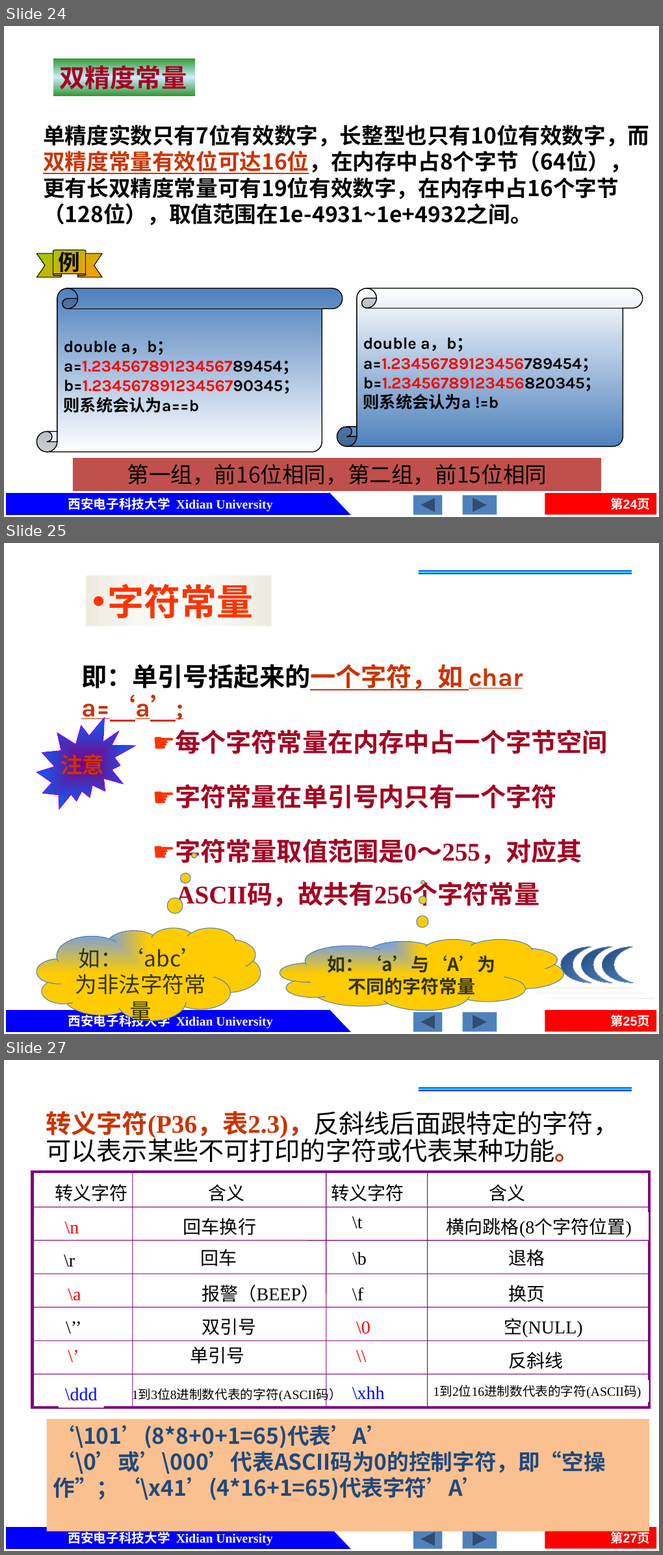
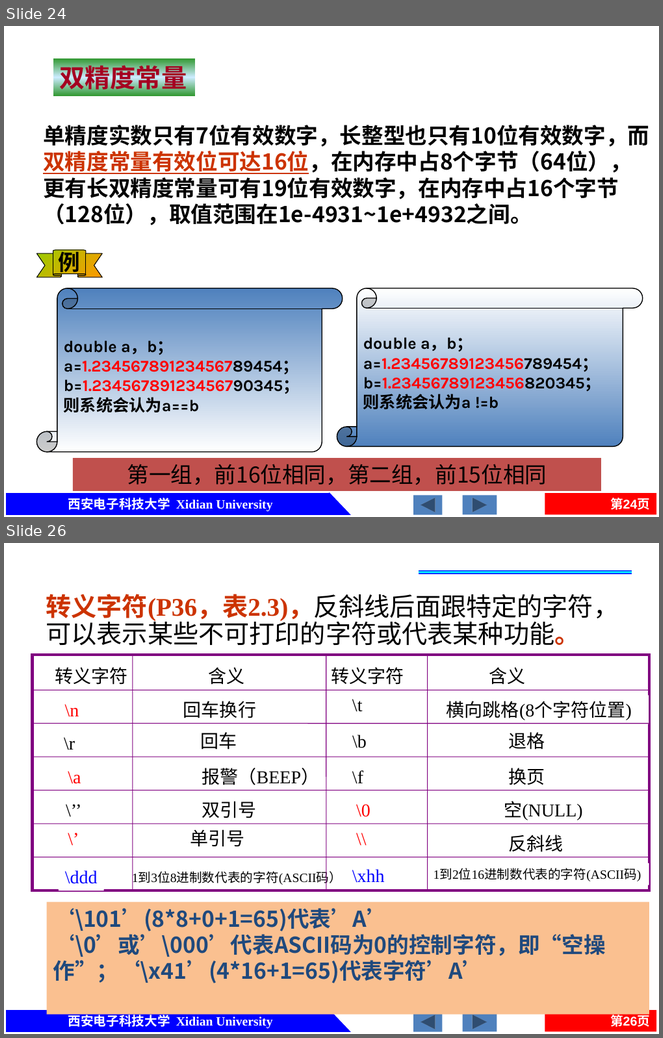
Before and after one commit to jtrfid/C-Repositories, a slide deck: 2016/C语言/课件/第2章 C的基本数据类型及运算.pptx. Shown one above the other, each under a label of ours: slides 24, 25 and 27 before the commit, slides 24 and 26 after it; the slides between them are not shown. The pictures are 663x1555 and 663x1038 pixels, drawn with LibreOffice and Linux fonts; fonts in the diff are those of the drawing. Boxes give left, top, right and bottom in pixels: in the first picture for what was removed or moved away, otherwise in the second. Text is boxed around its words. In the diff, an @@ line names an element or a change of style, - is before the commit and + after.

```diff
--- a/2016/C语言/课件/第2章 C的基本数据类型及运算.pptx
+++ b/2016/C语言/课件/第2章 C的基本数据类型及运算.pptx
@@ slide 25 removed at [4,543,659,1034], background #FFFFFF at 31% opacity; not listed: 6 template elements that a slide beside it also shows @@
@@ rectangle removed at [86,575,271,626] @@
-• 字符常量
@@ rectangle removed at [419,570,632,574] @@
@@ text removed at [81,664,523,723] @@
-即：单引号括起来的一个字符，如 char a=‘a’;
@@ irregular seal removed at [36,718,136,809] @@
-注意
@@ text removed at [152,731,608,754] @@
-☛每个字符常量在内存中占一个字节空间
@@ text removed at [152,785,556,809] @@
-☛字符常量在单引号内只有一个字符
@@ text removed at [152,840,582,909] @@
-☛字符常量取值范围是0～255，对应其
-ASCII码，故共有256个字符常量
@@ thought cloud removed at [36,928,261,1021] @@
-如：‘abc’为非法字符常量
@@ thought cloud removed at [280,939,564,1010] @@
-如：‘a’与‘A’为不同的字符常量
@@ group removed at [525,947,654,999]: 3 moons, 3 lines @@
@@ what was slide 27 is now slide 26 @@
@@ page number at [610,1013,650,1030]: text changed @@
-第27页
+第26页
```
Also in this commit, not shown: 4 slides changed, 2 slides added, 11 other slides removed.
